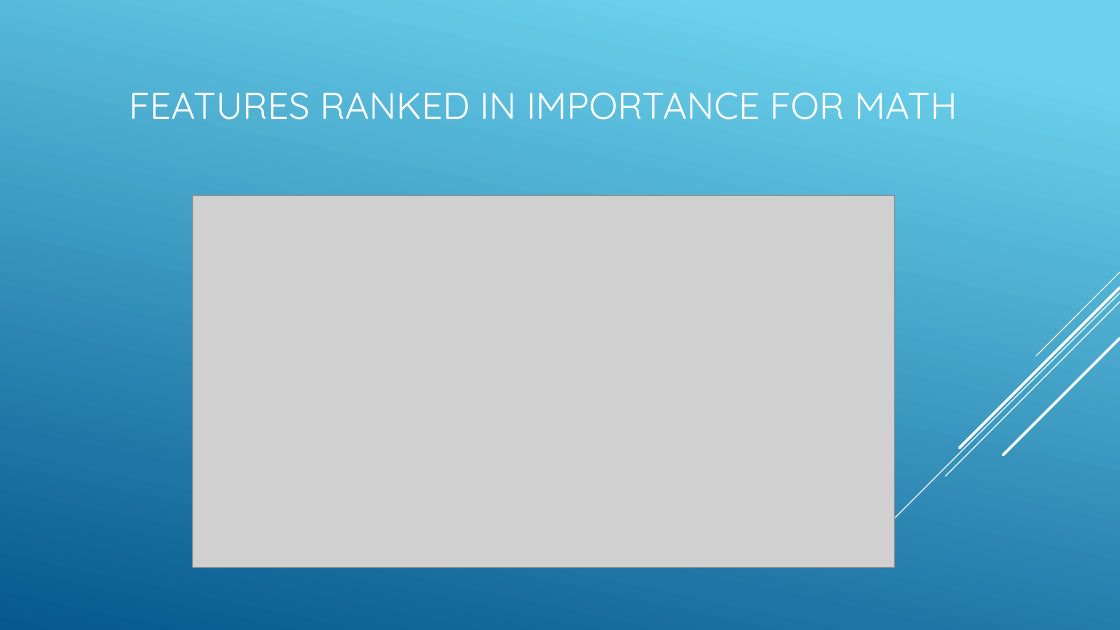
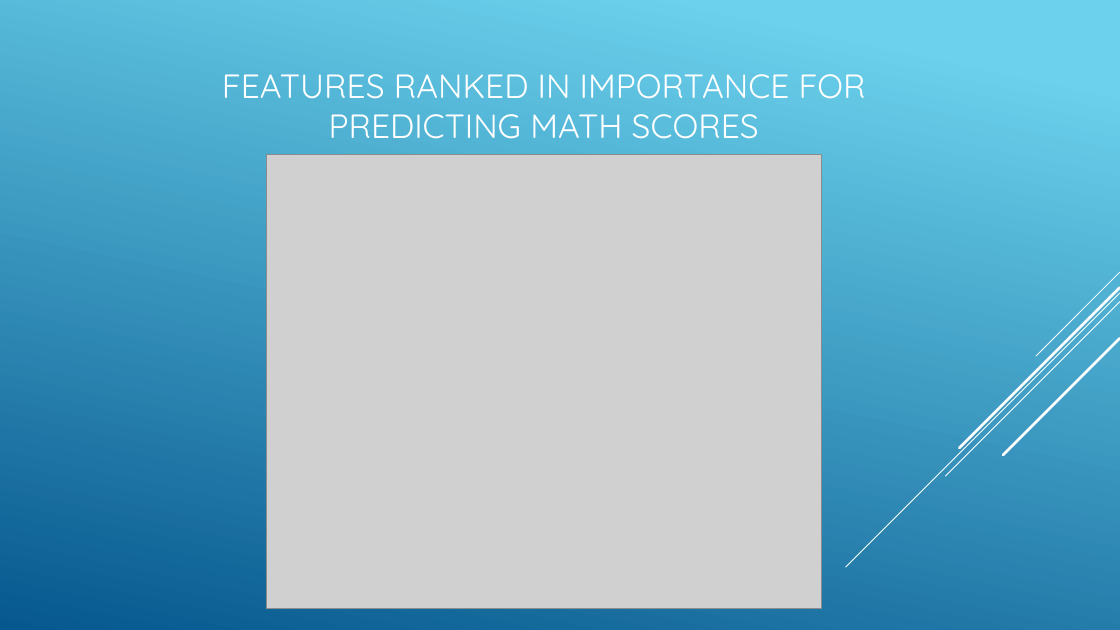
Before and after one commit to efuller11/Thinkful, a slide deck: slide 23 of New York Education System capstone.pptx (slide 9 before the commit). Drawn at 1120x630 pixels with LibreOffice and Linux fonts; fonts in the diff are those of the drawing; grey boxes stand for pictures. Boxes give left, top, right and bottom in pixels: in the first picture for what was removed or moved away, otherwise in the second. Text is boxed around its words. In the diff, an @@ line names an element or a change of style, - is before the commit and + after.

```diff
--- a/New York Education System capstone.pptx
+++ b/New York Education System capstone.pptx
@@ title at (222, 74, 866, 139): text changed; size 32 to 28.8 pt @@
-FEATURES RANKED IN IMPORTANCE FOR MATH
+FEATURES RANKED IN IMPORTANCE FOR PREDICTING MATH SCORES
@@ picture: place and size @@
-picture at (192, 196, 895, 567)
+picture at (266, 154, 821, 608)
```
Also in this commit, not shown: 14 other slides changed.
